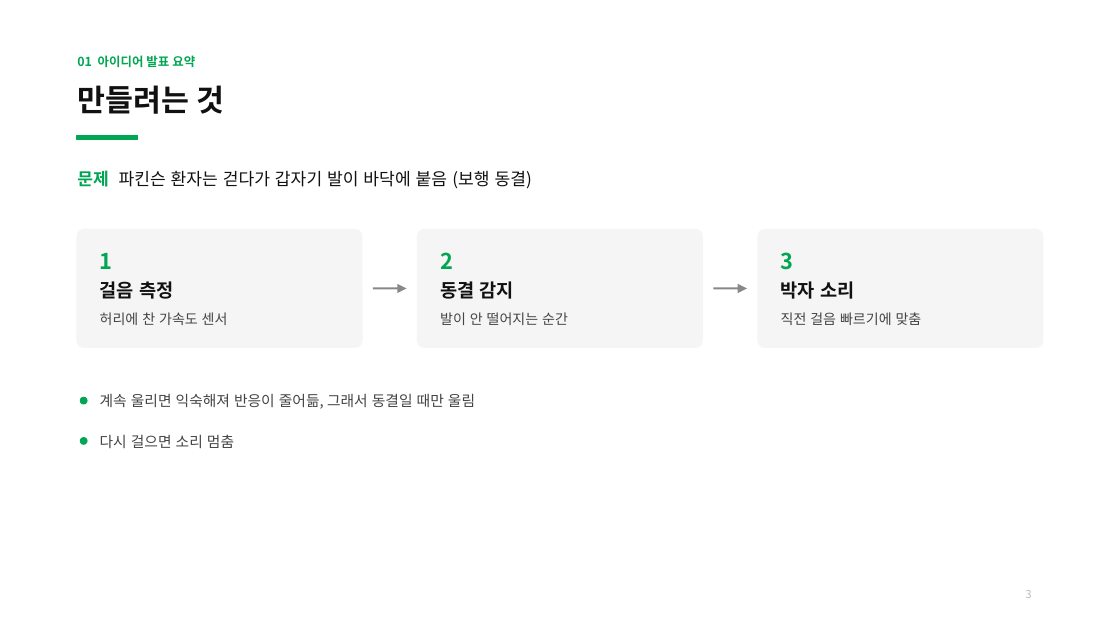
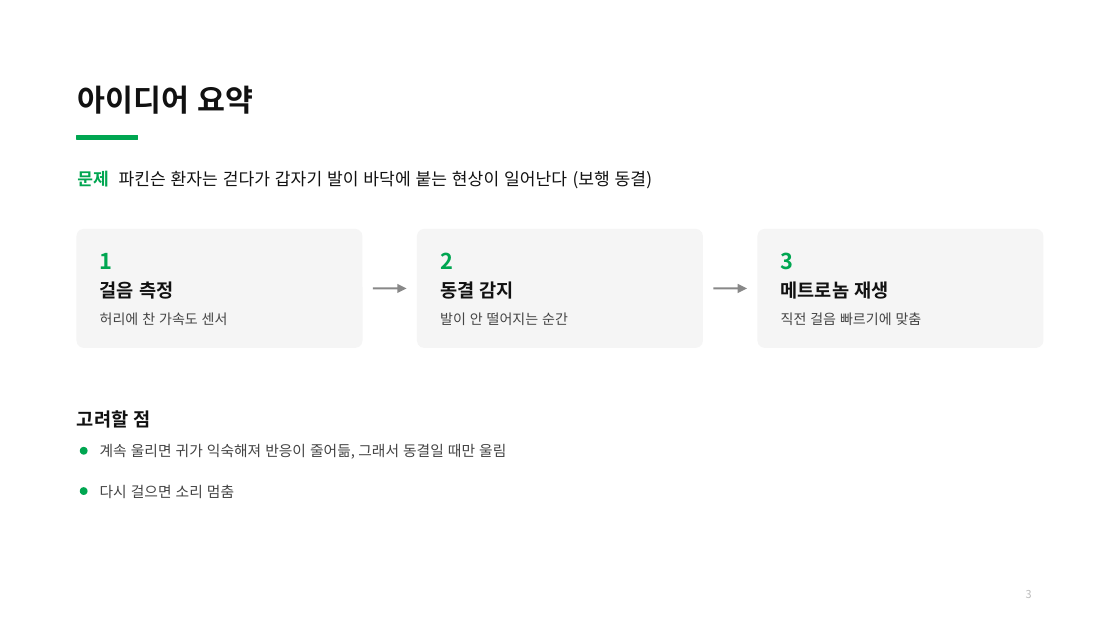
Before and after one commit to bell-ha/fog-cue, a slide deck: slide 3 of 2_중간발표/32203482이종하_개인맞춤형디바이스개발_중간발표.pptx. Drawn at 1120x630 pixels with LibreOffice and Linux fonts; fonts in the diff are those of the drawing. Boxes give left, top, right and bottom in pixels: in the first picture for what was removed or moved away, otherwise in the second. Text is boxed around its words. In the diff, an @@ line names an element or a change of style, - is before the commit and + after.

Commit message:
중간발표준비

```diff
--- a/2_중간발표/32203482이종하_개인맞춤형디바이스개발_중간발표.pptx
+++ b/2_중간발표/32203482이종하_개인맞춤형디바이스개발_중간발표.pptx
@@ text removed at [77, 55, 195, 67] @@
-01 아이디어 발표 요약
@@ title at [77, 85, 254, 114]: text changed @@
-만들려는 것
+아이디어 요약
@@ text at [77, 170, 652, 188]: text changed @@
-문제 파킨슨 환자는 걷다가 갑자기 발이 바닥에 붙음 (보행 동결)
+문제 파킨슨 환자는 걷다가 갑자기 발이 바닥에 붙는 현상이 일어난다 (보행 동결)
@@ text at [781, 281, 888, 299]: text changed @@
-박자 소리
+메트로놈 재생
@@ text added at [77, 410, 151, 428], 12 pt, text #111111, bold @@
+고려할 점
@@ text at [100, 443, 506, 459]: text changed @@
-계속 울리면 익숙해져 반응이 줄어듦, 그래서 동결일 때만 울림
+계속 울리면 귀가 익숙해져 반응이 줄어듦, 그래서 동결일 때만 울림
@@ 2 ellipses, 1 text: place and size @@
-2 ellipses, 1 text at [81, 398, 234, 448]
+2 ellipses, 1 text at [81, 448, 234, 498]
```
Also in this commit, not shown: 9 other slides changed, 2 slides added, 2 slides removed, 11 other files.
